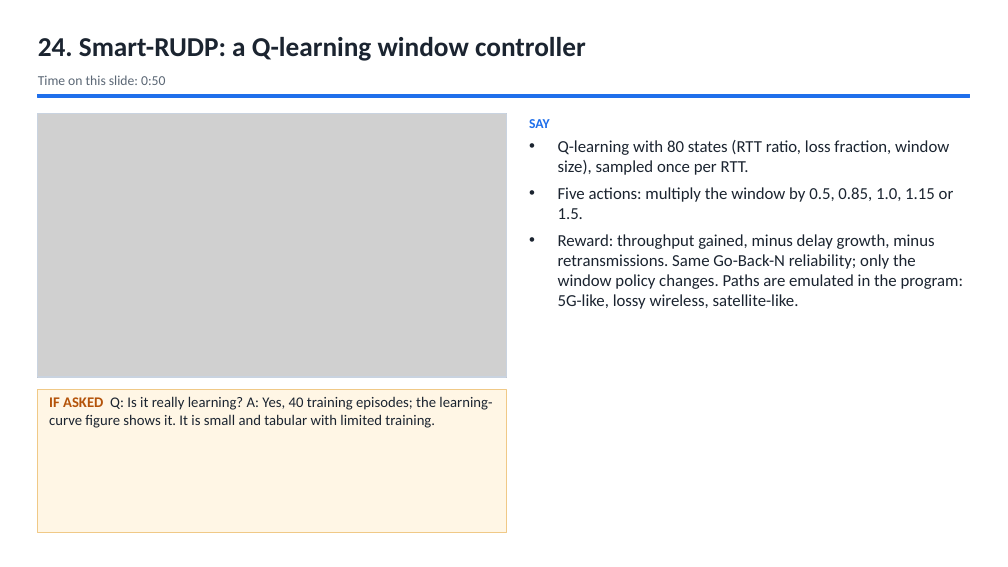
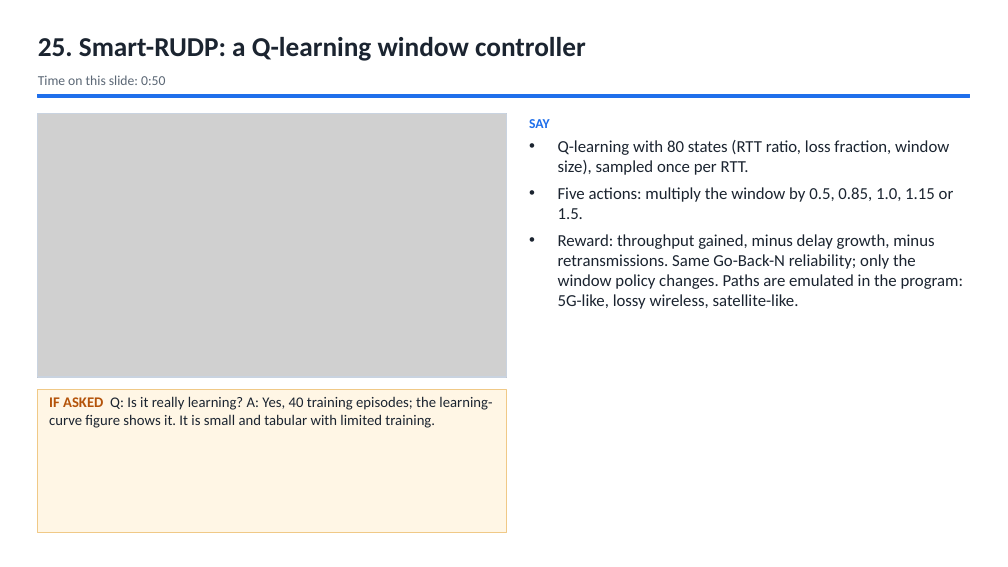
Before and after one commit to Capsturrrr/REPLIC, a slide deck: slide 27 of docs/final/RUDP_Host_Guide.pptx (slide 26 before the commit). Drawn at 1008x567 pixels with LibreOffice and Linux fonts; fonts in the diff are those of the drawing; grey boxes stand for pictures. Boxes give left, top, right and bottom in pixels: in the first picture for what was removed or moved away, otherwise in the second. Text is boxed around its words. In the diff, an @@ line names an element or a change of style, - is before the commit and + after.

```diff
--- a/docs/final/RUDP_Host_Guide.pptx
+++ b/docs/final/RUDP_Host_Guide.pptx
@@ text at [38, 37, 586, 61]: text changed @@
-24. Smart-RUDP: a Q-learning window controller
+25. Smart-RUDP: a Q-learning window controller
```
Also in this commit, not shown: 38 other slides changed, 1 slide added, 6 other files.
